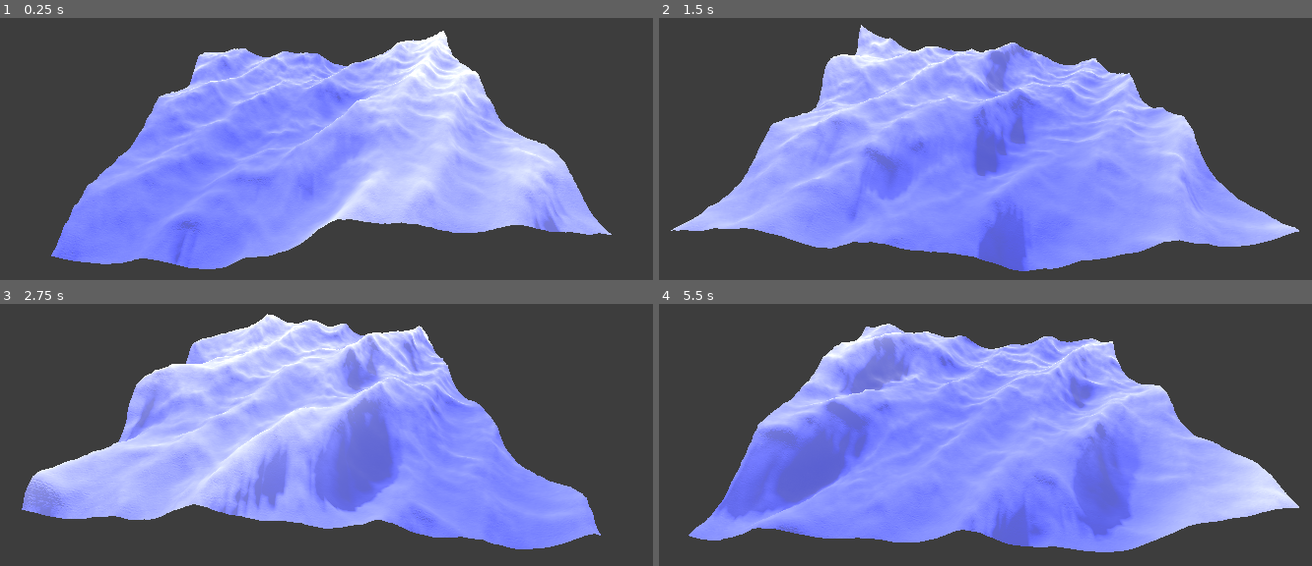
Above: before the commit, frames 1-4 (two rows, left to right).
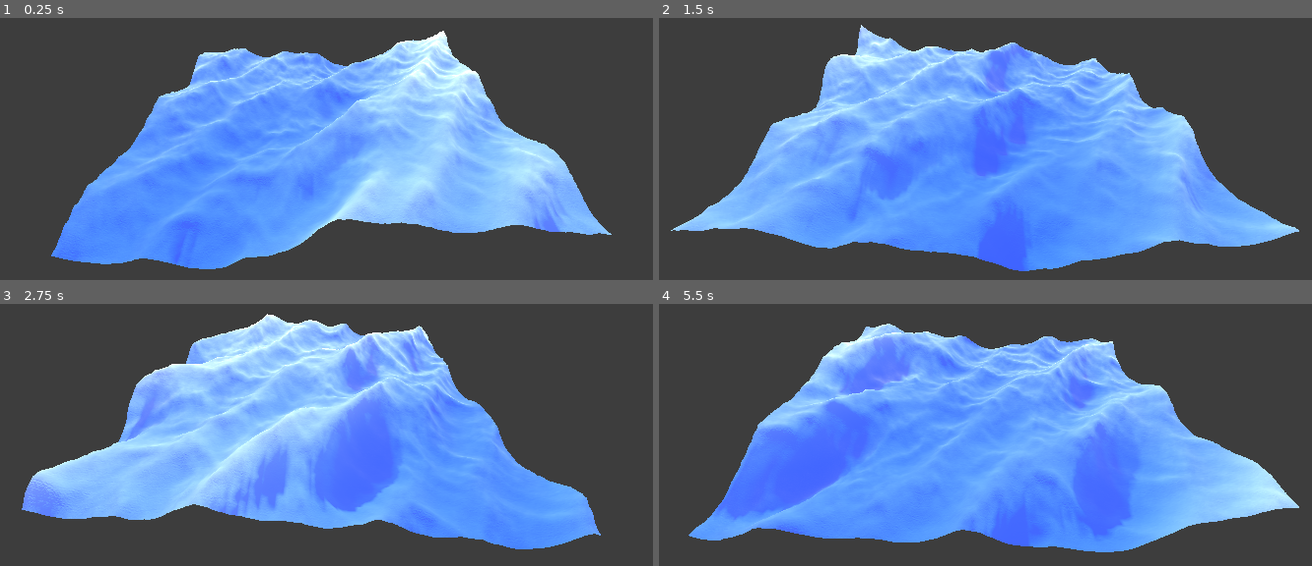
Above: after the commit, the same moments.

Repository: gersondekleuver/godot-gerstner-waves
Game: Godot game, scene res://stylized_ocean/stylized_ocean_scene.tscn
Two runs of this game, one before a commit and one after it. Both use one fixed random seed, a clock stepped at 60 frames per second and the inputs below.
Inputs:
- Up to frame 1 (0.25 s): no input
- Up to frame 2 (1.5 s): no input
- Up to frame 3 (2.75 s): no input
- Up to frame 4 (5.5 s): no input

The runs differ from the first frame. In frame 1, 46% of the frame differs, in the area x 7-94%, y 7-96%; in frame 2, 50%; in frame 3, 45%; in frame 4, 51%, in the area x 4-99%, y 7-95%.

Commit message:
refactoring modularity

Diff:
--- a/godot-ocean-shader-collection-4.3/stylized_ocean/stylized_ocean_scene.tscn
+++ b/godot-ocean-shader-collection-4.3/stylized_ocean/stylized_ocean_scene.tscn
@@ -40,13 +40,14 @@
 [sub_resource type="ShaderMaterial" id="ShaderMaterial_qpsmv"]
 render_priority = 0
 shader = ExtResource("1_tsmva")
-shader_parameter/albedo = Color(0.19855, 0.233522, 0.780771, 1)
-shader_parameter/albedo_fresnel = Color(1, 1, 1, 1)
-shader_parameter/height_based_albedo = Color(1, 1, 1, 1)
+shader_parameter/base_albedo = Color(0.029487, 0.266672, 1, 1)
 shader_parameter/roughness = 0.0
 shader_parameter/metallic = 0.2
+shader_parameter/fresnel = true
+shader_parameter/fresnel_albedo = Color(1, 1, 1, 1)
 shader_parameter/fresnel_effect = 5.0
 shader_parameter/height_based_color = true
+shader_parameter/height_based_albedo = Color(1, 1, 1, 1)
 shader_parameter/height_based_color_settings = Vector2(3, 2)
 shader_parameter/normal_texture_speed_1 = 0.3
 shader_parameter/normal_texture_speed_2 = 0.3
--- a/godot-ocean-shader-collection-4.3/stylized_ocean/visual_shaders/gerstner_wave.gdshader
+++ b/godot-ocean-shader-collection-4.3/stylized_ocean/visual_shaders/gerstner_wave.gdshader
@@ -1,12 +1,13 @@
 shader_type spatial;
 
 // Basic properties
-uniform vec3 albedo : source_color;
-uniform vec3 albedo_fresnel : source_color;
-
-// Extra properties
+uniform vec3 base_albedo : source_color;
 uniform float roughness : hint_range(0.0, 1.0) = 0;
 uniform float metallic : hint_range(0.0, 1.0) = 0.2;
+
+// Fresnel
+uniform bool fresnel = true;
+uniform vec3 fresnel_albedo : source_color;
 uniform float fresnel_effect : hint_range(3.0, 20, 0.5) = 5;
 
 // Height based albedo
@@ -113,7 +114,7 @@
 
 }
 
-float fresnel(float f, vec3 normal, vec3 view)
+float _fresnel(float f, vec3 normal, vec3 view)
 {
 	return pow((1.0 - clamp(dot(
 		normalize(normal), normalize(view)), 0.0, 1.0 )),
@@ -121,6 +122,7 @@
 }
 
 void fragment() {
+	vec3 final_albedo;
 	vec2 time_1 = TIME * normal_texture_dir_1 * normal_texture_speed_1;
 	vec2 time_2 = TIME * normal_texture_dir_2 * normal_texture_speed_2;
 
@@ -129,25 +131,23 @@
 		texture(normal_texture_2, world_pos.xz + time_2).rgb,
 		0.5);
 
-
-	float basic_fresnel = fresnel(fresnel_effect, NORMAL, VIEW);
-	vec3 surface_color = mix(albedo, albedo_fresnel, basic_fresnel);
-	vec3 final_color;
+	if(fresnel){
+		final_albedo = mix(base_albedo, fresnel_albedo,
+		_fresnel(fresnel_effect, NORMAL, VIEW)
+	);
+	}
 
 	// Simplistic heightbased color.
 	if (height_based_color){
-		final_color = mix(
-		height_based_albedo, surface_color,
+		final_albedo = mix(
+		height_based_albedo, final_albedo,
 		normalize(vec2(distance(height, height_based_color_settings.x), height_based_color_settings.y)).x
 		);
-	}
-	else {
-		final_color = surface_color;
 	}
 
 	// TBA foam based on determinant.
 
-	ALBEDO = final_color;
+	ALBEDO = final_albedo;
 	METALLIC = metallic;
 	ROUGHNESS = roughness;
 	NORMAL_MAP = normal;
